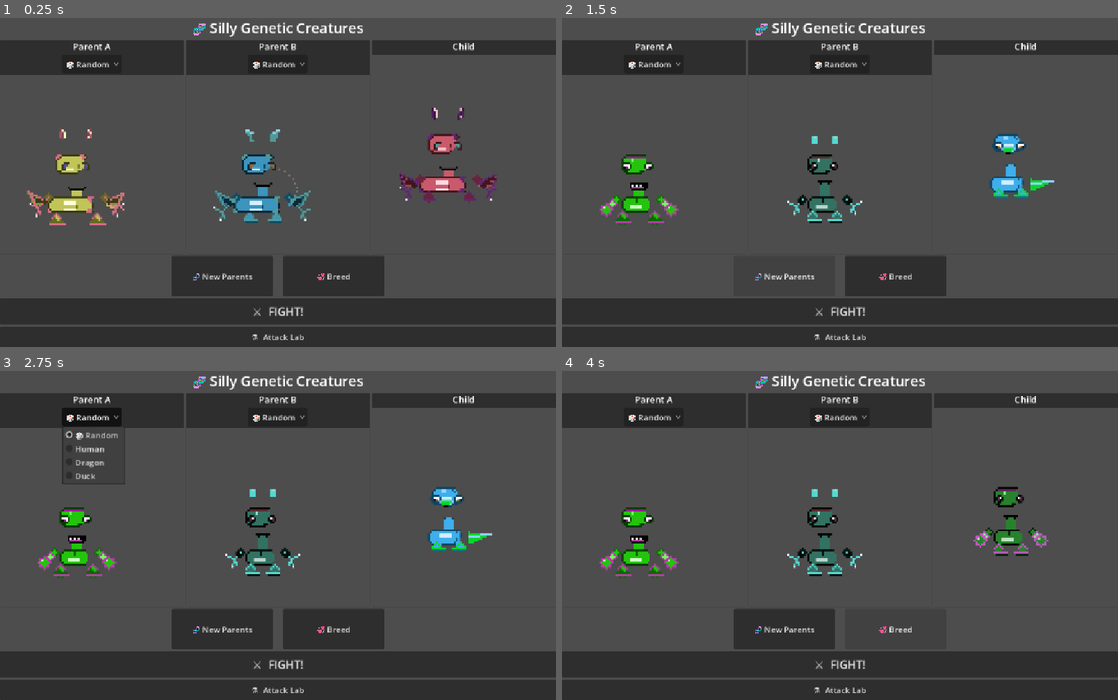
Above: before the commit, frames 1-4 (two rows, left to right).
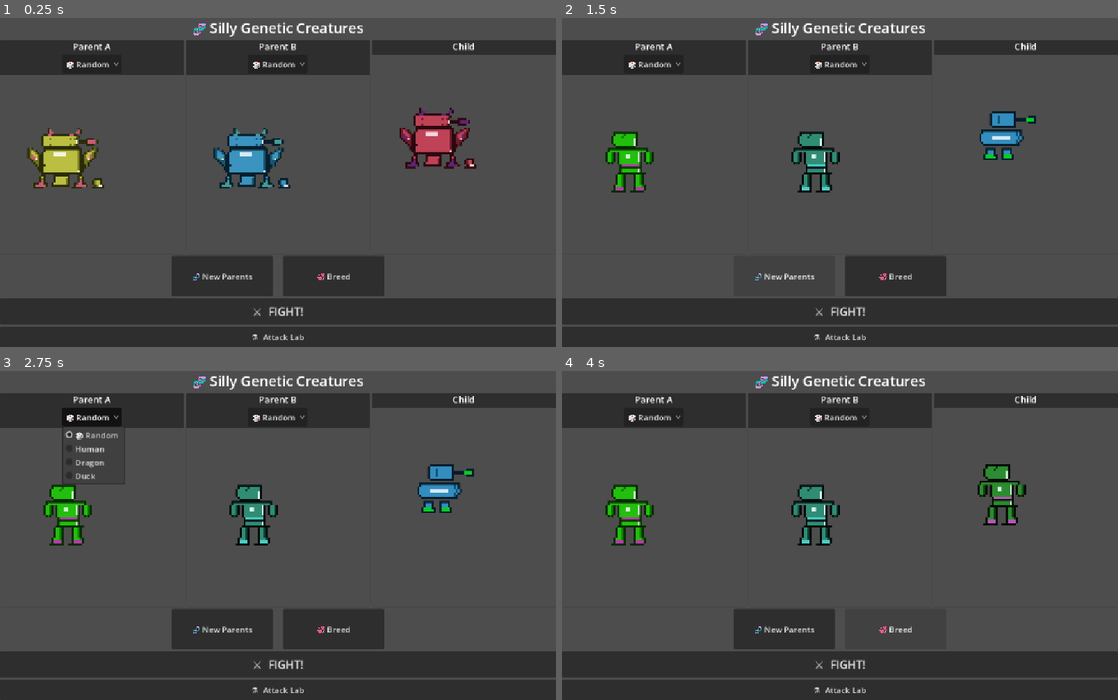
Above: after the commit, the same moments.

Repository: briday1/freak-game
Game: Godot game, scene res://scenes/main.tscn
Same seed, same stepped clock (60 frames per second), same inputs: the game is played once before the commit and once after it.
Inputs:
- Up to frame 1 (0.25 s): no input
- Up to frame 2 (1.5 s): click "🧬 New Parents" at 0.5 s; click "🧬 New Parents" at 1.25 s
- Up to frame 3 (2.75 s): click "🎲 Random" at 2 s
- Up to frame 4 (4 s): click "🎲 Random" at 2.75 s; click "💞 Breed" at 3.5 s

The runs differ from the first frame. In frame 1, 6.9% of the frame differs, in the area x 4-90%, y 27-64%; in frame 2, 4.6%; in frame 3, 4.6%; in frame 4, 4.6%.

Commit message:
Pokemon-style sprites: full-body stamps per type, 4-color palette, bypass trait layers

Diff:
--- a/scripts/creature_view.gd
+++ b/scripts/creature_view.gd
@@ -12,8 +12,9 @@
 #  them to this array.  No code changes needed here.
 # ─────────────────────────────────────────────────────────────────────────────
 
-const PC          := preload("res://scripts/pixel_canvas.gd")
-const PIXEL_SCALE := 4  # 48 × 4 = 192-px sprite on screen
+const PC             := preload("res://scripts/pixel_canvas.gd")
+const SpritePainter  := preload("res://scripts/sprite_painter.gd")
+const PIXEL_SCALE    := 4  # 48 × 4 = 192-px sprite on screen
 
 @export var traits: Array = []
 
@@ -152,10 +153,7 @@
 func _repaint() -> void:
 	if genome.is_empty() or _sprite == null:
 		return
-	var base := PC.make_image()
-	for t in _sorted_traits():
-		_composite(base, t.paint(genome))
-	_sprite.texture = ImageTexture.create_from_image(base)
+	_sprite.texture = ImageTexture.create_from_image(SpritePainter.paint(genome))
 
 ## Returns traits sorted back-to-front for correct z-order (painter's algorithm).
 func _sorted_traits() -> Array:
--- /dev/null
+++ b/scripts/sprite_painter.gd
@@ -0,0 +1,150 @@
+# Full-body Pokemon-style sprite painter.
+# One full-figure stamp per creature type; 4-colour Pokemon palette.
+# Stamp chars: O=outline  B=body  b=belly/light  s=shadow  A=accent  .=skip
+
+class_name SpritePainter
+
+const PC := preload("res://scripts/pixel_canvas.gd")
+
+# ---- Duck -------------------------------------------------------------------
+# Fat round duck facing right: head, bill (accent), round body, accent feet.
+# stamp at (ox=3, oy=2)
+const DUCK_ROWS: Array = [
+    "............OOOOOOOOOOOO....................",
+    "...........OBBBBBBBBBBBO....................",
+    "...........OBBBsBBBBBBBO......OOOO.........",
+    "...........OBBBsBBBBBBBOOOOOOAAAAO.........",
+    "...........OBBBsBBBBBBBOOOOOOAAAAO.........",
+    "...........OBBBsBBBBBBBO......OOOO.........",
+    "...........OBBBBBBBBBBBO....................",
+    "............OOOOOOOOOOOO....................",
+    "............................................",
+    ".......OOOOOOOOOOOOOOOOOOOO.................",
+    ".......OBBBBBBBBBBBBBBBBsBO................",
+    "......OBBBBBBBBBBBBBBBBBsBO................",
+    "......OBBBBBbbbbbbbbbBBBBsBO...............",
+    "......OBBBBBbbbbbbbbbBBBBsBO...............",
+    "......OBBBBBBBBBBBBBBBBBsBO................",
+    ".......OBBBBBBBBBBBBBBBBsO..................",
+    "........OOOOOOOOOOOOOOOOOO...................",
+    "............................................",
+    ".........OOOOO...OOOOO......................",
+    ".........OBBBO...OBBBO......................",
+    ".........OBBBO...OBBBO......................",
+    "........OAAAAOO..OAAAAO.....................",
+    "........OAAAAAO..OAAAAO.....................",
+    "........OOOOOOO..OOOOOO.....................",
+]
+
+# ---- Dragon -----------------------------------------------------------------
+# Upright bipedal dragon: spread wings, horns, snout, clawed feet, tail.
+# stamp at (ox=0, oy=0)
+const DRAGON_ROWS: Array = [
+    "..........O..............O..................",
+    "..........OA.............AO.................",
+    "..........OAA...........AAO.................",
+    "........OOAAOOOOOOOOOAAOO...................",
+    ".......OBBBBBBBBBBBBBBBBsO..................",
+    ".......OBBBsBBBBBBBBBsBsO....OOOO..........",
+    ".......OBBBBBBBBBBBBBBBBbOOOOOAAAAO........",
+    ".......OBBBBBBBBBBBBBBBBbOOOOOAAAAO........",
+    ".......OBBBsBBBBBBBBBsBsO....OOOO..........",
+    "........OOOOOOOOOOOOOOOOOO...................",
+    "OsO.....OOOOOOOOOOOOOOOOOOO.....OsO.........",
+    "OsBsO...OBBBBBBBBBBBBBBBBsO...OsBsO........",
+    "OsBBsO.OBBBBBbbbbbbBBBBBBsO.OsBBsO.........",
+    "OsABBsOOBBBBBbbbbbbBBBBBBsOOsBBAsO.........",
+    "OsAABsOOBBBBBBBBBBBBBBBBBsOOsBBAsO.........",
+    ".OsAbsOOBBBBBBBBBBBBBBBBBsOOsAbsO..........",
+    "..OsssOOBBBBBBBBBBBBBBBBBsOOsssO...........",
+    "...OssOOBBBBBBBBBBBBBBBBBsOOssO............",
+    "....OsOOOBBBBBBBBBBBBBBBBsOOOsO............",
+    ".....OOOBBBBBBBBBBBBBBBBBsOOO..............",
+    ".....OOOBBBBBBBBBBBBBBBBBsOO................",
+    "......OOBBBBBBBBBBBBBBBBBbOO................",
+    ".......OOOOOOOOOOOOOOOOOOOO..................",
+    ".......OO....OOOOOOOO....OO..................",
+    "......OBO....OBBBBBBO....OBO................",
+    "......OsO....OBBBBBsO....OsO.....OOOO......",
+    "......OAO....OBBBBBsO....OAO....OsBBO......",
+    "...OOOAAOO..OBBBBBBsO..OOAAOO...OsBBO......",
+    "...OAAAAAO..OOOOOOOOO..OAAAAAO...OsbbO......",
+    "...OOOOO..............OOOOO.....OOOOOO......",
+]
+
+# ---- Human ------------------------------------------------------------------
+# Humanoid: head, shoulders, arms, torso with belt, legs, accent boots.
+# stamp at (ox=6, oy=2)
+const HUMAN_ROWS: Array = [
+    "......OOOOOOOOOOOO....................",
+    "......OBBBBsBBBBBO....................",
+    ".....OBBBBsBBBBBBO....................",
+    ".....OBBBBBBBBBBbO....................",
+    ".....OBBBBBBBBBBbO....................",
+    ".....OBBBBBBBBBBbO....................",
+    "......OBBBBBBBBBbO....................",
+    ".......OOOOOOOOOO....................",
+    "...OOOOOOOOOOOOOOOOOOOO..................",
+    "...OBBBBBBBBBBBBBBBBBBO..................",
+    "..OBBsO.OBBBBBBBBBbO.OBBsO..............",
+    "..OBBsO.OBBBbbBBBBbO.OBBsO..............",
+    "..OBBsO.OBBBbbBBBBbO.OBBsO..............",
+    "..OBBsO.OBBBBBBBBBbO.OBBsO..............",
+    "..OBBsO.OBBBBBBBBBbO.OBBsO..............",
+    "...OsO..OBBBBBBBBBBO..OsO..................",
+    ".........OAAAAAAAAAO...................",
+    ".........OOOOOOOOOOO...................",
+    ".........OBBBBBBBBbO...................",
+    ".........OBBBBBBBBbO...................",
+    "........OOOOOOOOOOOOOO.................",
+    ".......OBBsO....OBBsO...................",
+    ".......OBBsO....OBBsO...................",
+    ".......OBBsO....OBBsO...................",
+    ".......OBBsO....OBBsO...................",
+    ".......OBBsO....OBBsO...................",
+    "......OBBBsO....OBBBsO..................",
+    "......OAAAAO....OAAAAO..................",
+    "......OAAAAO....OAAAAO..................",
+    ".....OOOOOOO..OOOOOOO...................",
+]
+
+# ---- Paint ------------------------------------------------------------------
+
+## Full-body portrait sprite for the creature genome.
+## Returns a 48x48 RGBA Image; replaces the old multi-trait compositing.
+static func paint(genome: Dictionary) -> Image:
+    var img := PC.make_image()
+    var pal := _pokemon_palette(genome)
+    var t: String = genome.get("_type", "human") as String
+    match t:
+        "duck":
+            PC.stamp(img, 3, 2, DUCK_ROWS, pal)
+        "dragon":
+            PC.stamp(img, 0, 0, DRAGON_ROWS, pal)
+        _:
+            PC.stamp(img, 6, 2, HUMAN_ROWS, pal)
+    return img
+
+## 4-colour Pokemon-style palette derived from genome body/accent colours.
+## Produces: outline (darkest), shadow, body (mid), belly (lightest), accent.
+static func _pokemon_palette(genome: Dictionary) -> Dictionary:
+    var base: Color = genome["body_color"]
+    var acc: Color  = genome["accent_color"]
+
+    var h: float    = base.h
+    var s: float    = maxf(0.65, base.s)
+    var v_mid: float = clampf(base.v, 0.55, 0.75)
+
+    var ah:  float = acc.h
+    var as2: float = maxf(0.55, acc.s)
+    var av:  float = clampf(acc.v, 0.45, 0.80)
+
+    return {
+        "body":      Color.from_hsv(h,  s,                    v_mid),
+        "belly":     Color.from_hsv(h,  s * 0.18,             0.96),
+        "shadow":    Color.from_hsv(h,  minf(1.0, s + 0.10),  maxf(0.10, v_mid - 0.30)),
+        "highlight": Color.from_hsv(h,  s * 0.10,             1.00),
+        "outline":   Color.from_hsv(h,  minf(1.0, s + 0.15),  maxf(0.05, v_mid - 0.58)),
+        "accent":    Color.from_hsv(ah, as2,                  av),
+        "spot":      Color.from_hsv(ah, as2 * 0.80,           minf(1.0, av + 0.20)),
+    }
